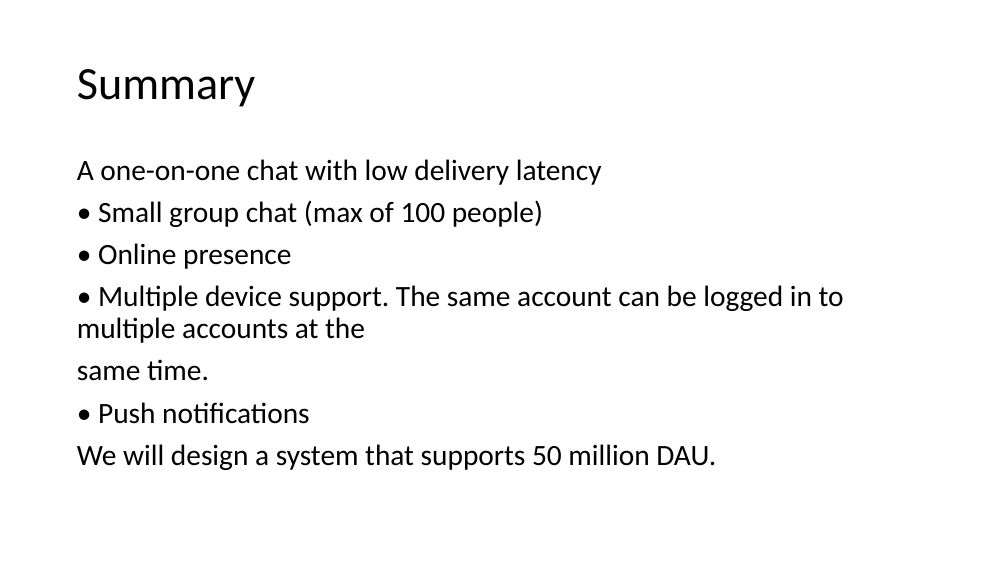
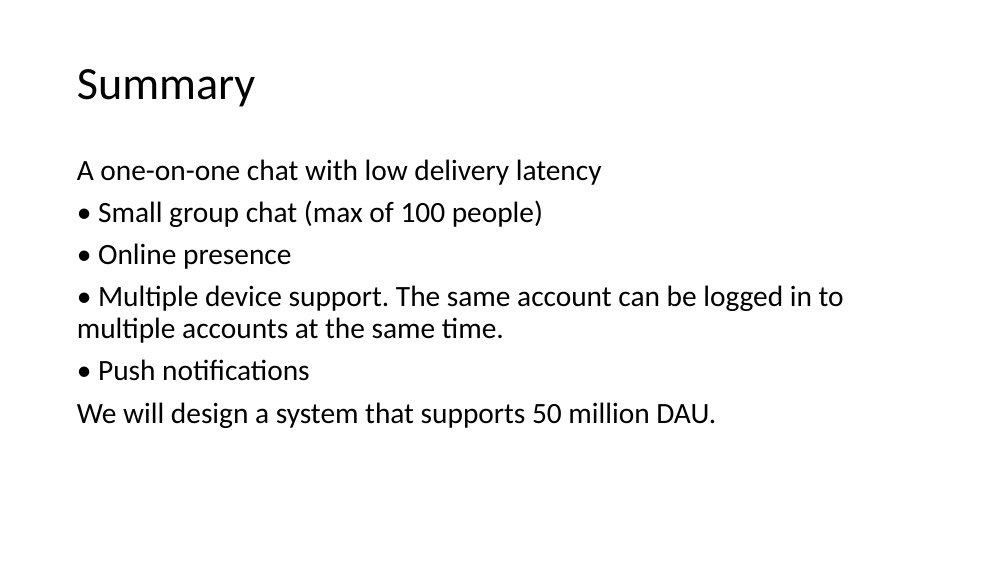
Before and after one commit to GuilinDev/studyBuddy, a slide deck: slide 3 of meetingPPT/064_Joy_SystemDesignInterview_ChatSystem.pptx. Drawn at 1008x567 pixels with LibreOffice and Linux fonts; fonts in the diff are those of the drawing. Boxes give left, top, right and bottom in pixels: in the first picture for what was removed or moved away, otherwise in the second. Text is boxed around its words. In the diff, an @@ line names an element or a change of style, - is before the commit and + after.

```diff
--- a/meetingPPT/064_Joy_SystemDesignInterview_ChatSystem.pptx
+++ b/meetingPPT/064_Joy_SystemDesignInterview_ChatSystem.pptx
@@ text at box(77, 285, 844, 343): text changed @@
-• Multiple device support. The same account can be logged in to multiple accounts at the
-same time.
+• Multiple device support. The same account can be logged in to multiple accounts at the same time.
```
Also in this commit, not shown: 1 other slide changed, 1 other file.
